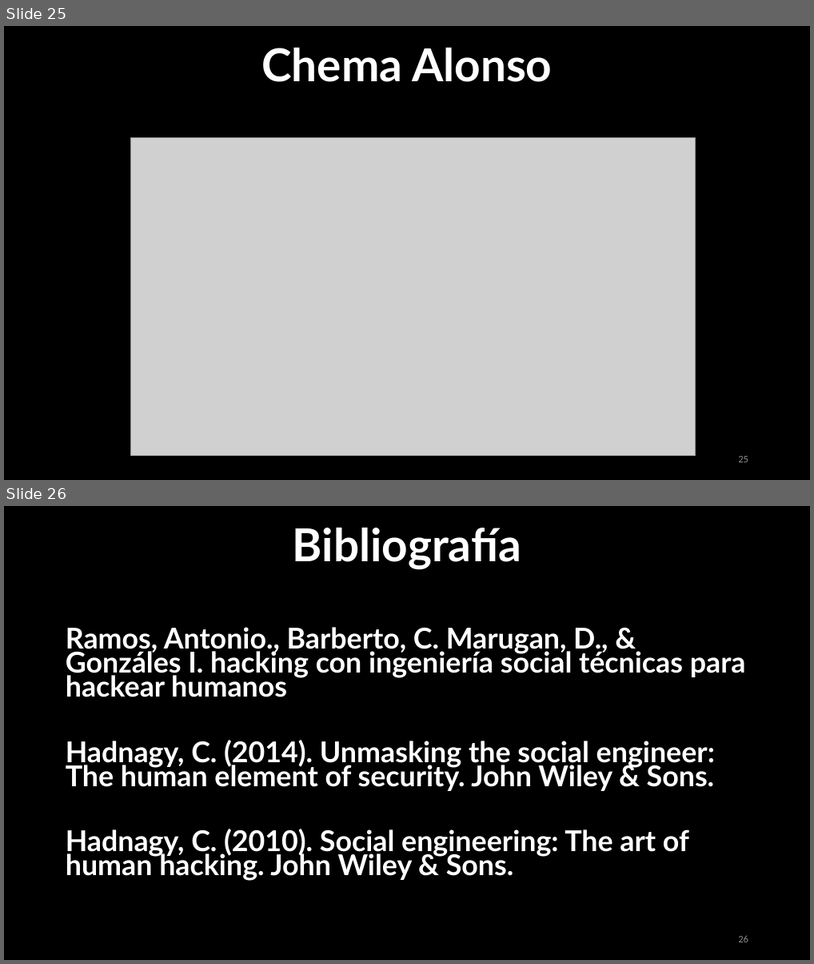
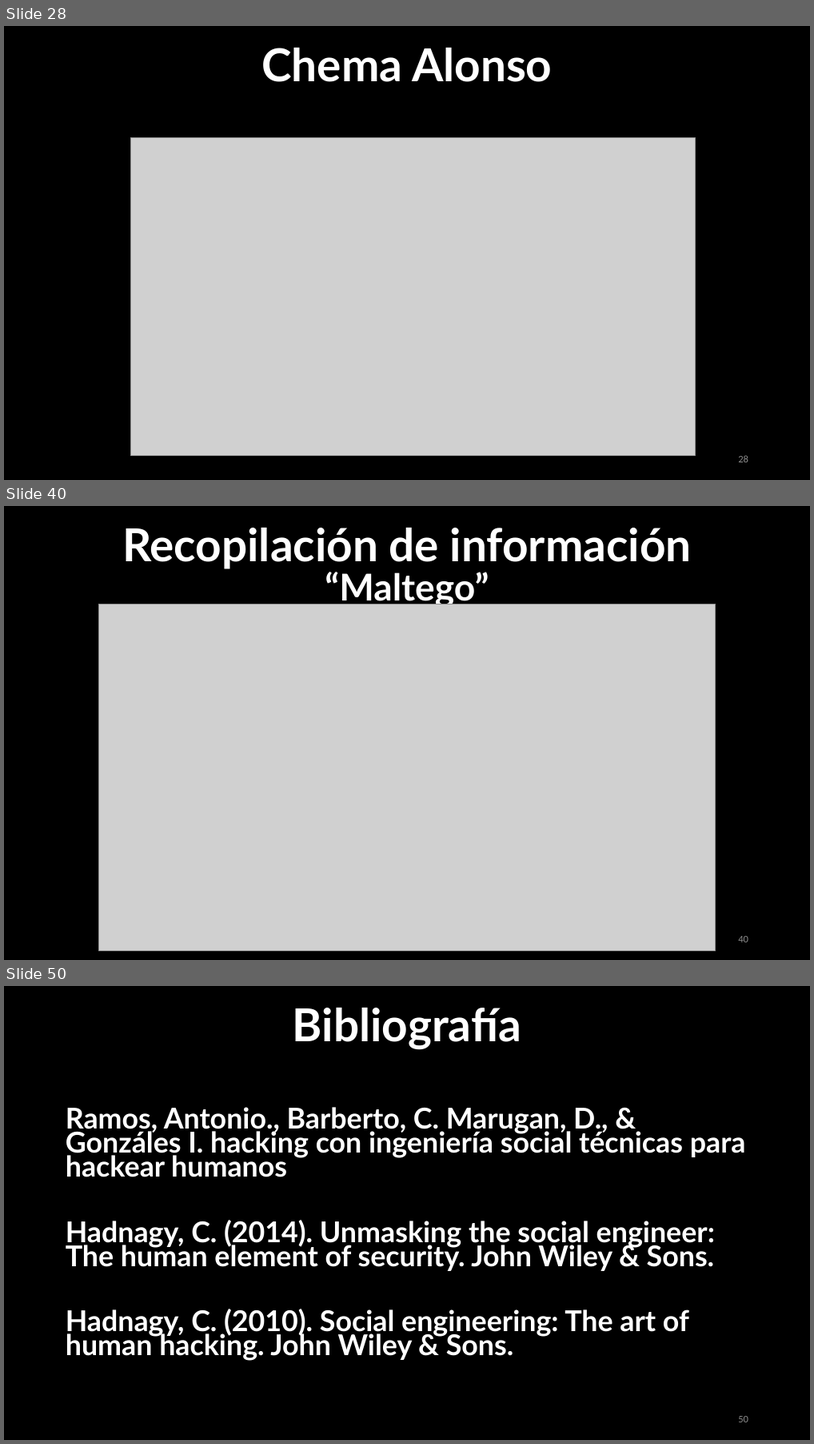
Before and after one commit to urcuqui/WhiteHat, a slide deck: My courses/Club Hack1ng/Social Engineering/2018-2/sesion1.pptx. Shown one above the other, each under a label of ours: slides 25 and 26 before the commit, slides 28, 40 and 50 after it; the slides between them are not shown. The pictures are 814x964 and 814x1444 pixels, drawn with LibreOffice and Linux fonts; fonts in the diff are those of the drawing; grey boxes stand for pictures. Boxes give left, top, right and bottom in pixels: in the first picture for what was removed or moved away, otherwise in the second. Text is boxed around its words. In the diff, an @@ line names an element or a change of style, - is before the commit and + after.

```diff
--- a/My courses/Club Hack1ng/Social Engineering/2018-2/sesion1.pptx
+++ b/My courses/Club Hack1ng/Social Engineering/2018-2/sesion1.pptx
@@ slide 40 added at (4,506,810,960), background #000000 @@
@@ text added at (122,528,692,569), 54 pt, text #FFFFFF, bold @@
+Recopilación de información
@@ text added at (325,572,489,608), 44 pt, text #FFFFFF, bold @@
+“Maltego”
@@ picture added at (99,604,716,951) @@
@@ page number added at (738,936,749,942), 12 pt, text #8C8C8C @@
+40
@@ what was slide 25 is now slide 28 @@
@@ what was slide 26 is now slide 50 @@
@@ page number at (738,1416,749,1422): text changed @@
-26
+50
```
Also in this commit, not shown: 3 slides changed, 23 other slides added.
